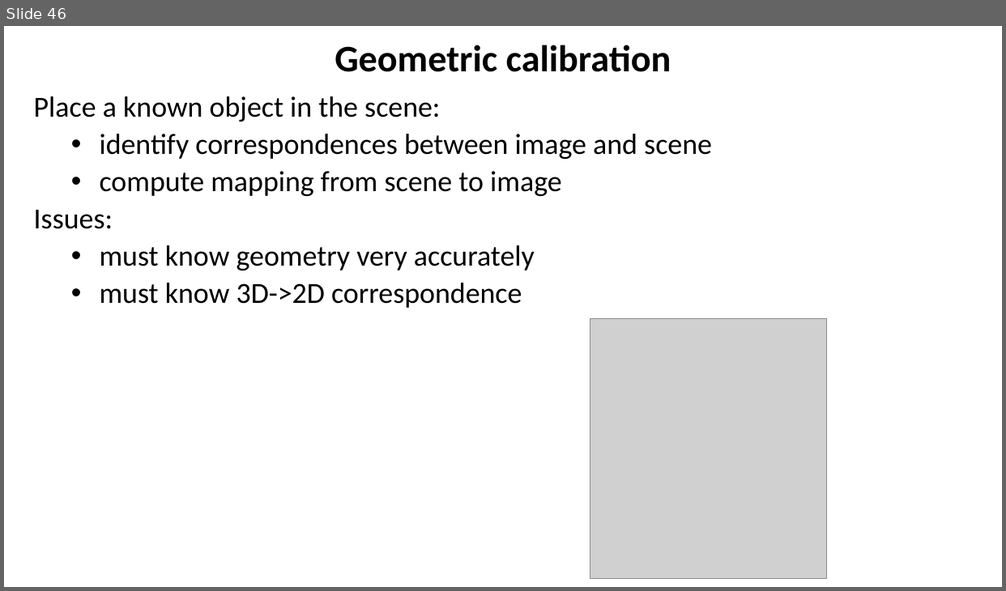
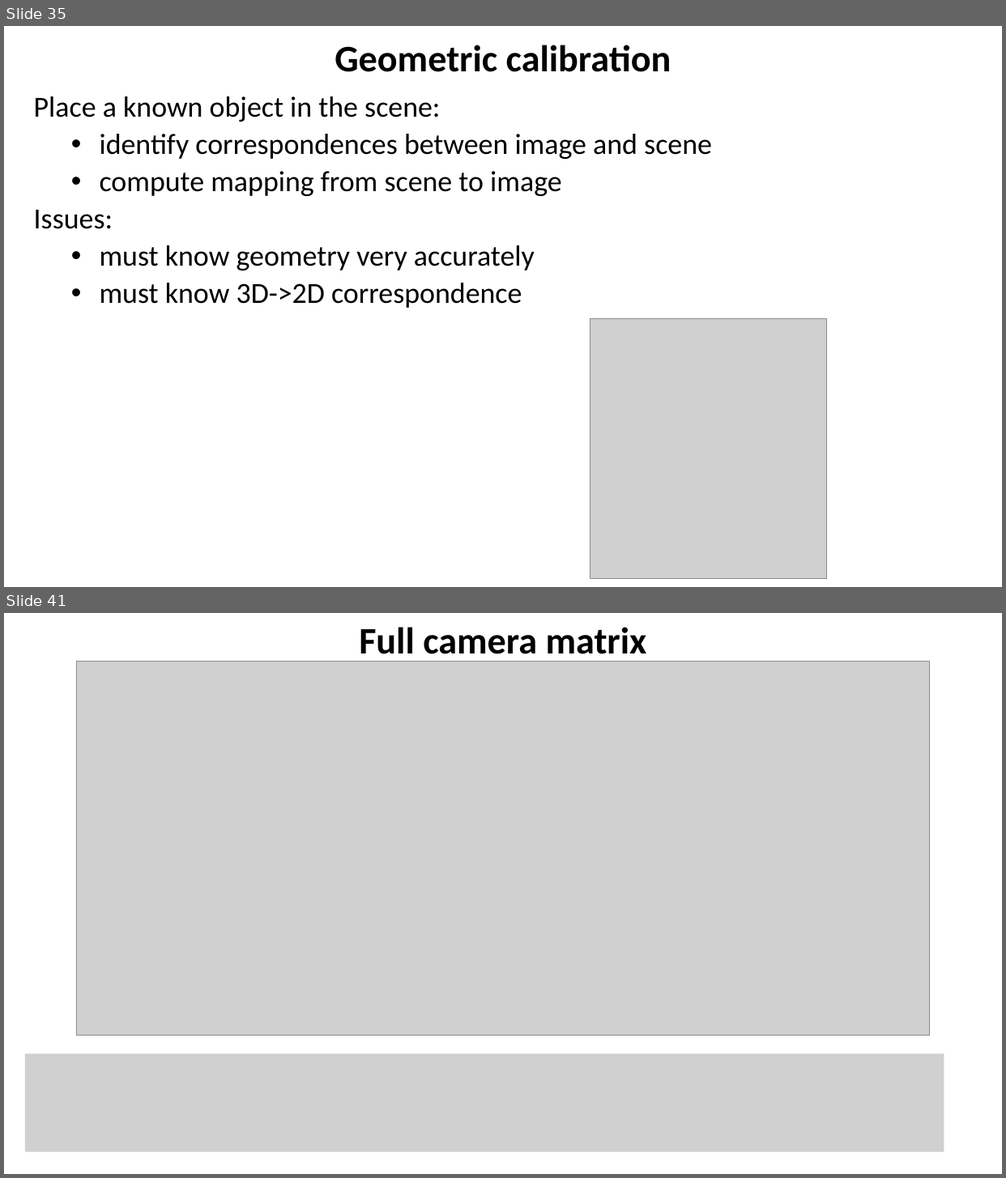
Before and after one commit to YoniChechik/AI_is_Math, a slide deck: c_07_camera_calibration/camera_calibration.pptx. Shown one above the other, each under a label of ours: slide 46 before the commit, slides 35 and 41 after it; the slides between them are not shown. The pictures are 1006x591 and 1006x1178 pixels, drawn with LibreOffice and Linux fonts; fonts in the diff are those of the drawing; grey boxes stand for pictures. Boxes give left, top, right and bottom in pixels: in the first picture for what was removed or moved away, otherwise in the second. Text is boxed around its words. In the diff, an @@ line names an element or a change of style, - is before the commit and + after.

```diff
--- a/c_07_camera_calibration/camera_calibration.pptx
+++ b/c_07_camera_calibration/camera_calibration.pptx
@@ slide 41 added at box(4, 613, 1002, 1174), background #FFFFFF @@
@@ text added at box(359, 627, 647, 663), 36 pt, text #000000, bold @@
+Full camera matrix
@@ picture added at box(77, 662, 930, 1036) @@
@@ picture added at box(25, 1054, 944, 1152) @@
@@ what was slide 46 is now slide 35 @@
```
Also in this commit, not shown: 8 slides changed, 7 other slides added, 6 slides removed, 6 other files.
